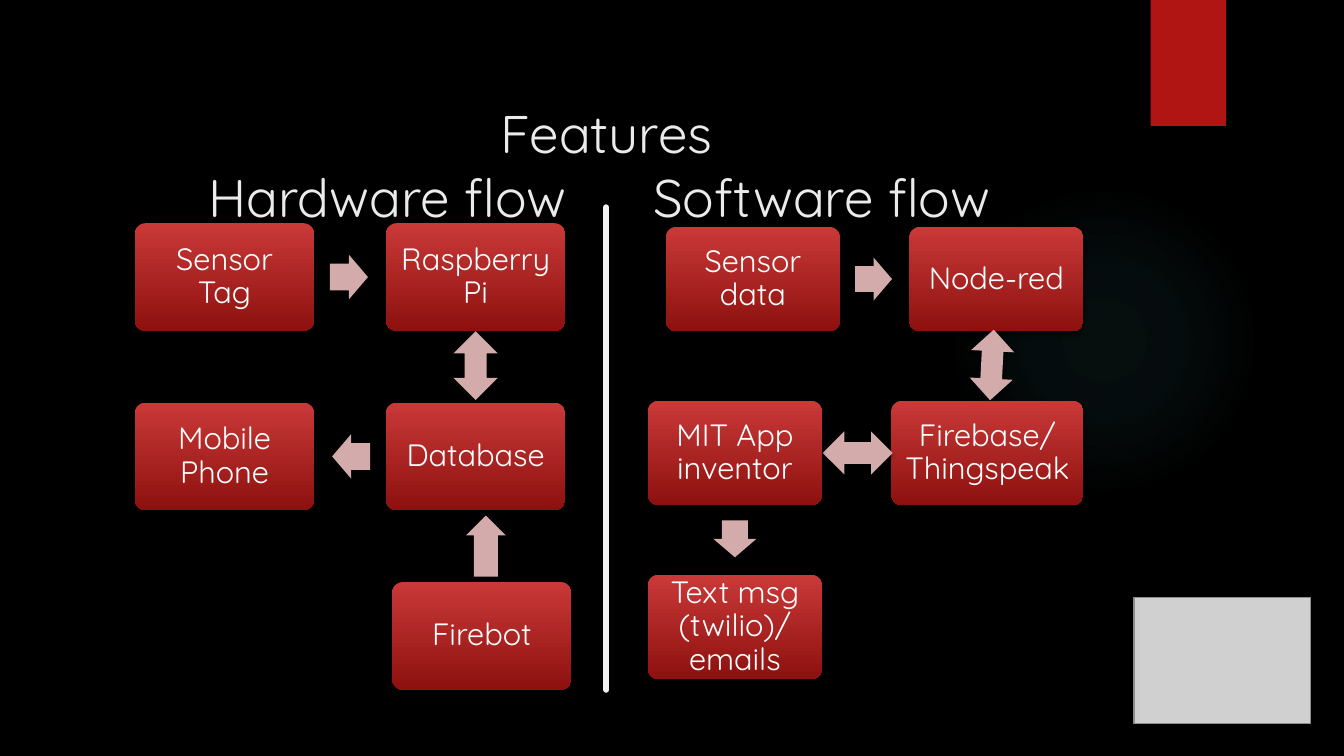
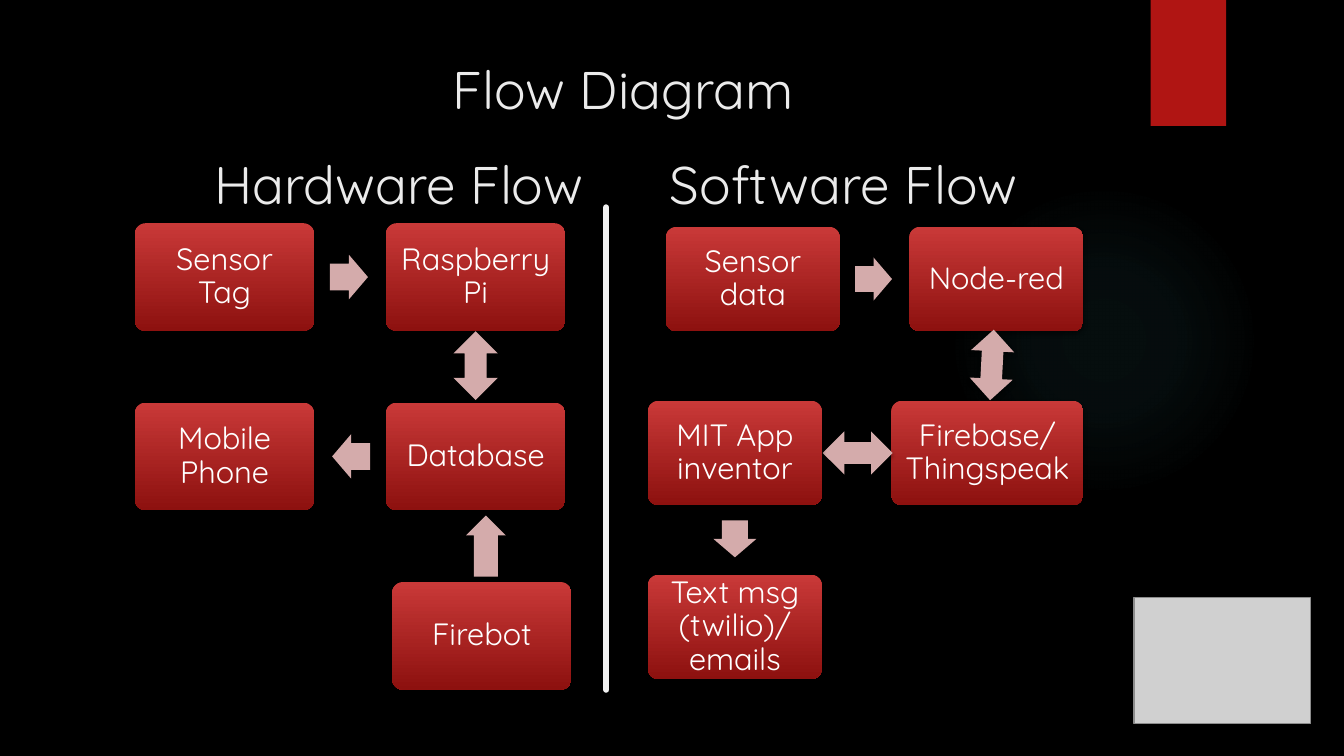
Before and after one commit to Sandhie177/UMKC_Hackathon_Fall_2018_IoT_Group_2, a slide deck: slide 3 of Documentation/IOT-SMART-HOME-Firebot-and-light-automation.pptx. Drawn at 1344x756 pixels with LibreOffice and Linux fonts; fonts in the diff are those of the drawing; grey boxes stand for pictures; background and template pictures are left out. Boxes give left, top, right and bottom in pixels: in the first picture for what was removed or moved away, otherwise in the second. Text is boxed around its words. In the diff, an @@ line names an element or a change of style, - is before the commit and + after.

```diff
--- a/Documentation/IOT-SMART-HOME-Firebot-and-light-automation.pptx
+++ b/Documentation/IOT-SMART-HOME-Firebot-and-light-automation.pptx
@@ title at [214, 70, 1018, 205]: text changed @@
-Features
-Hardware flow Software flow
+Flow Diagram
+Hardware Flow Software Flow
```
Also in this commit, not shown: 4 other slides changed.
